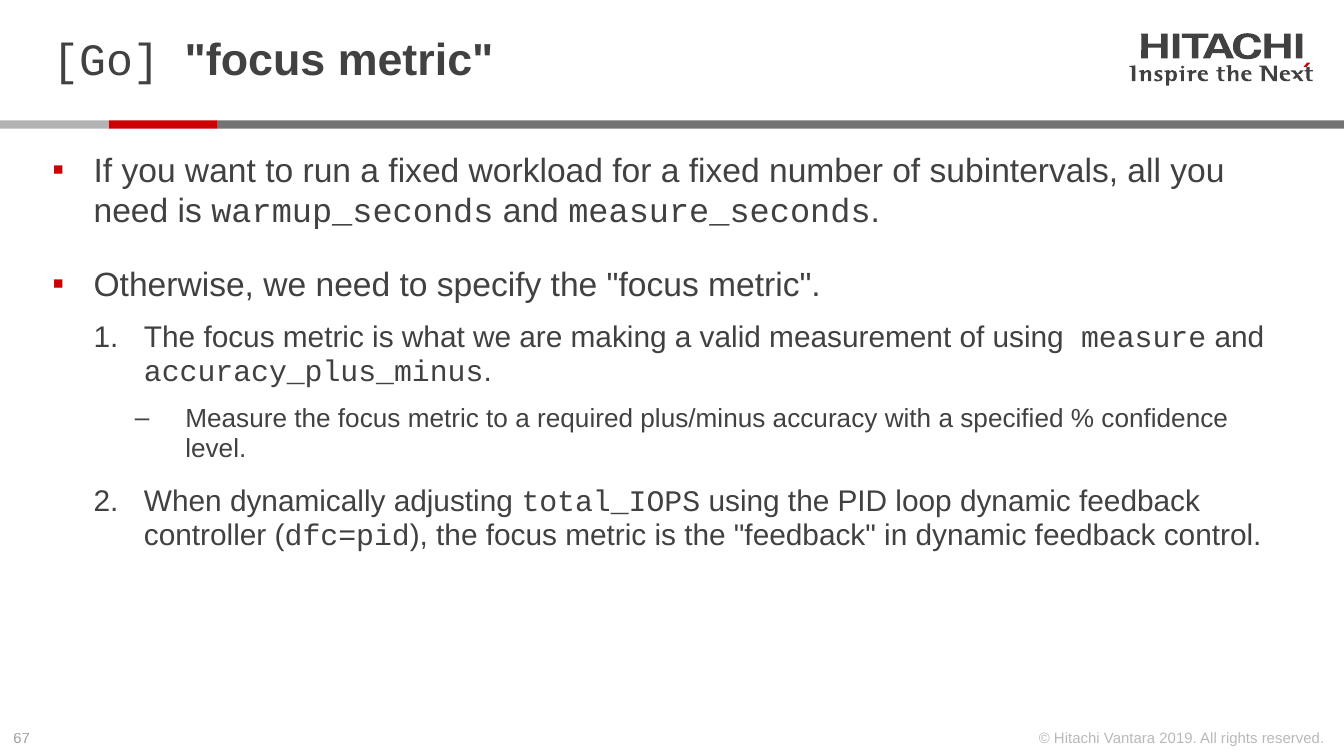
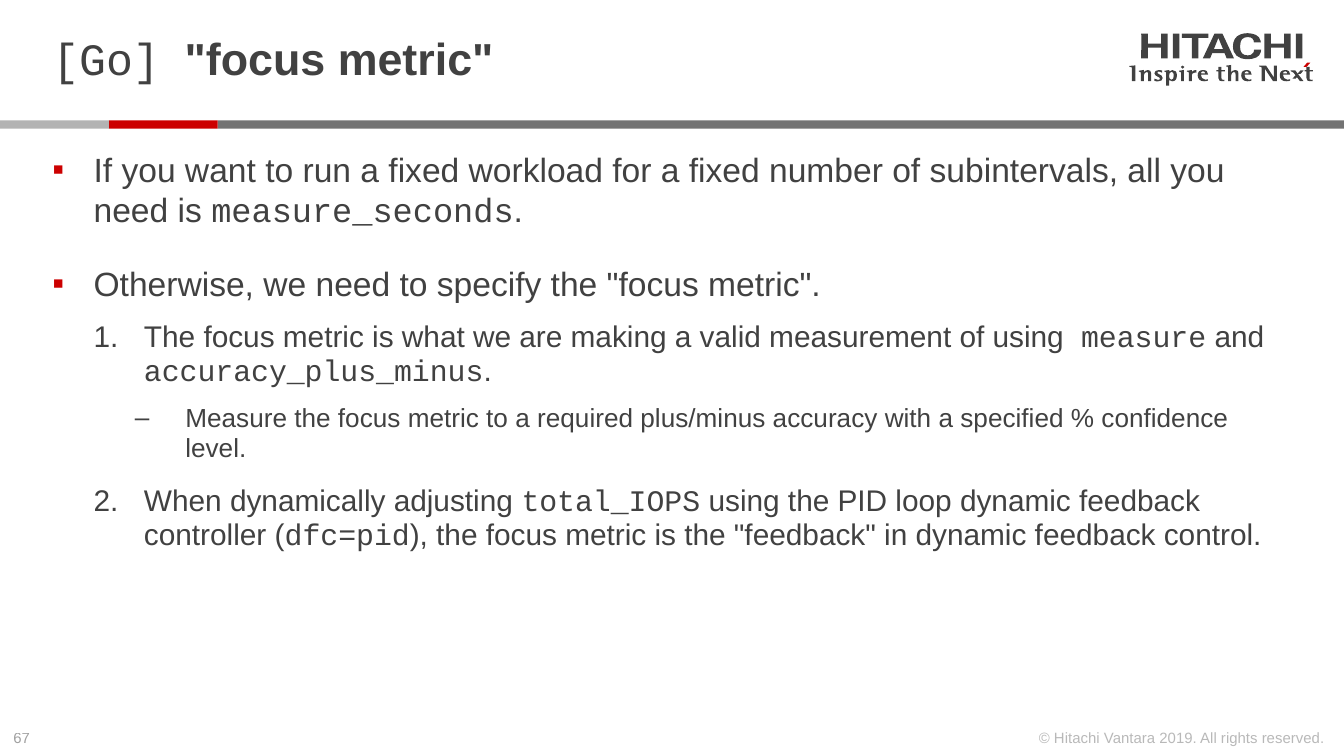
Before and after one commit to Hitachi-Data-Systems/ivy, a slide deck: slide 67 of doc/Programming the ivy engine.pptx. Drawn at 1344x756 pixels with LibreOffice and Linux fonts; fonts in the diff are those of the drawing. Boxes give left, top, right and bottom in pixels: in the first picture for what was removed or moved away, otherwise in the second. Text is boxed around its words. In the diff, an @@ line names an element or a change of style, - is before the commit and + after.

```diff
--- a/doc/Programming the ivy engine.pptx
+++ b/doc/Programming the ivy engine.pptx
@@ text at (x1=94, y1=157, x2=1224, y2=226): text changed @@
-▪ If you want to run a fixed workload for a fixed number of subintervals, all you need is warmup_seconds and measure_seconds.
+▪ If you want to run a fixed workload for a fixed number of subintervals, all you need is measure_seconds.
```
Also in this commit, not shown: 6 other slides changed, 6 slides added, 24 other files.
